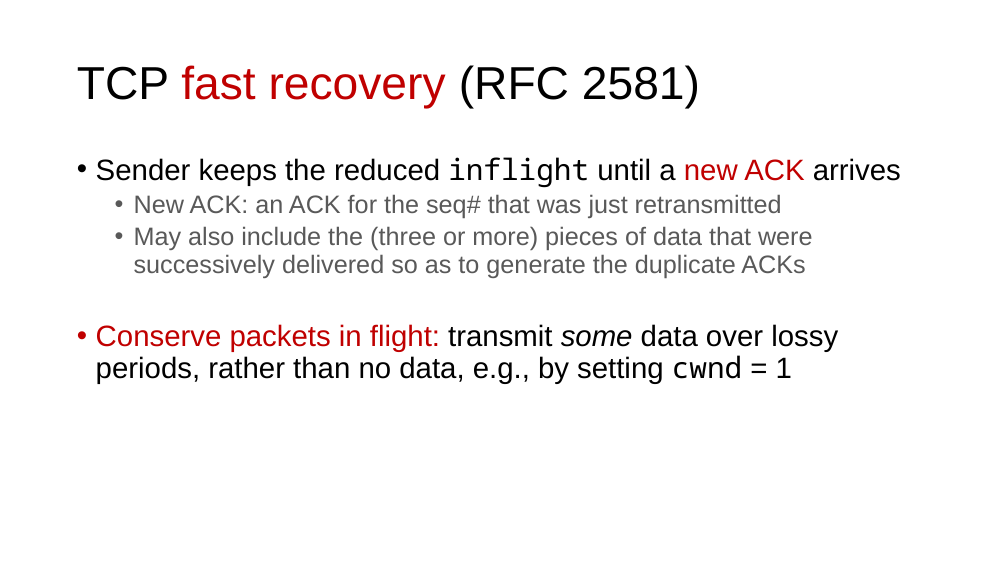
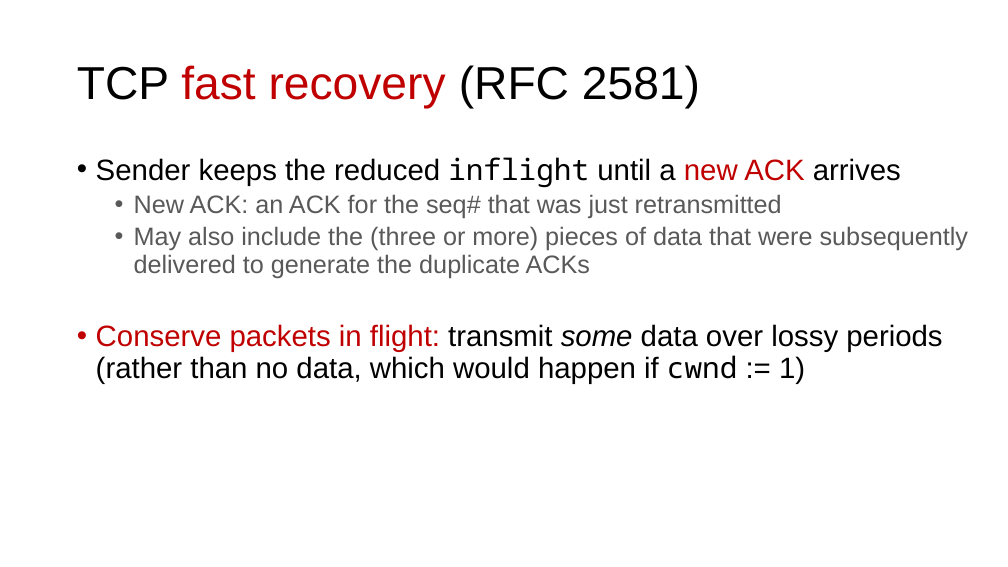
Before and after one commit to ngsrinivas/coursegen, a slide deck: slide 13 of ex/352-S21/staging/352-S21/lectures/transport-tcp-congestion-control-2.pptx. Drawn at 1008x567 pixels with LibreOffice and Linux fonts; fonts in the diff are those of the drawing. Boxes give left, top, right and bottom in pixels: in the first picture for what was removed or moved away, otherwise in the second. Text is boxed around its words. In the diff, an @@ line names an element or a change of style, - is before the commit and + after.

```diff
--- a/ex/352-S21/staging/352-S21/lectures/transport-tcp-congestion-control-2.pptx
+++ b/ex/352-S21/staging/352-S21/lectures/transport-tcp-congestion-control-2.pptx
@@ text at box(96, 226, 968, 384): text changed; size 24 to 28 pt @@
-  • May also include the (three or more) pieces of data that were successively delivered so as to generate the duplicate ACKs
-• Conserve packets in flight: transmit some data over lossy periods, rather than no data, e.g., by setting cwnd = 1
+  • May also include the (three or more) pieces of data that were subsequently delivered to generate the duplicate ACKs
+• Conserve packets in flight: transmit some data over lossy periods (rather than no data, which would happen if cwnd := 1)
```
Also in this commit, not shown: 7 other slides changed, 4 other files.
